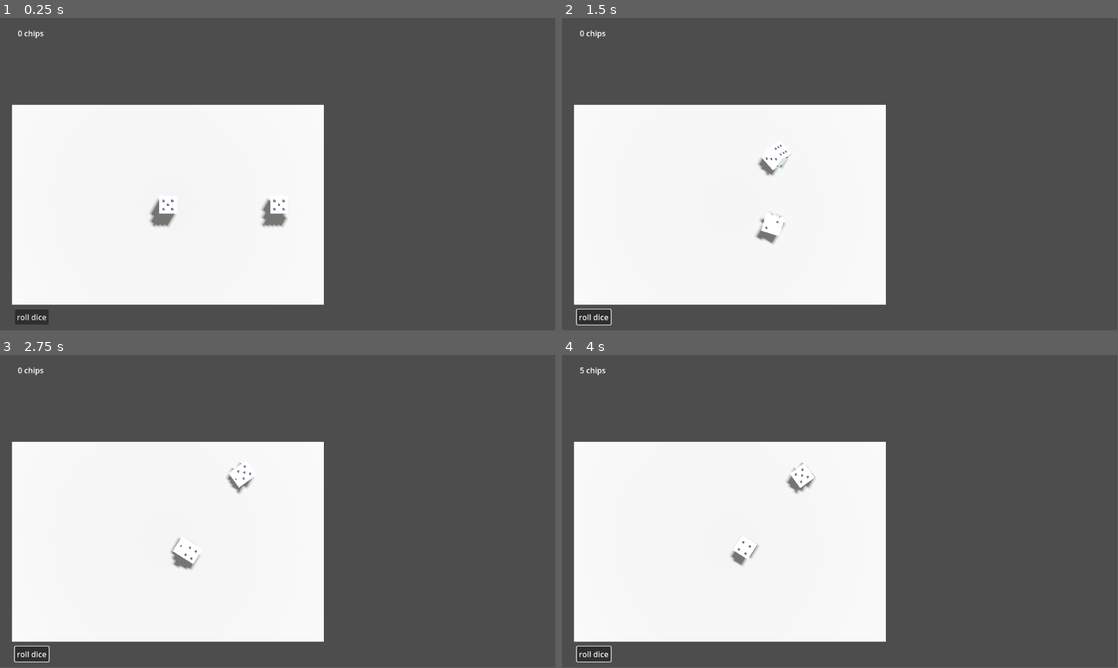
Above: before the commit, frames 1-4 (two rows, left to right).
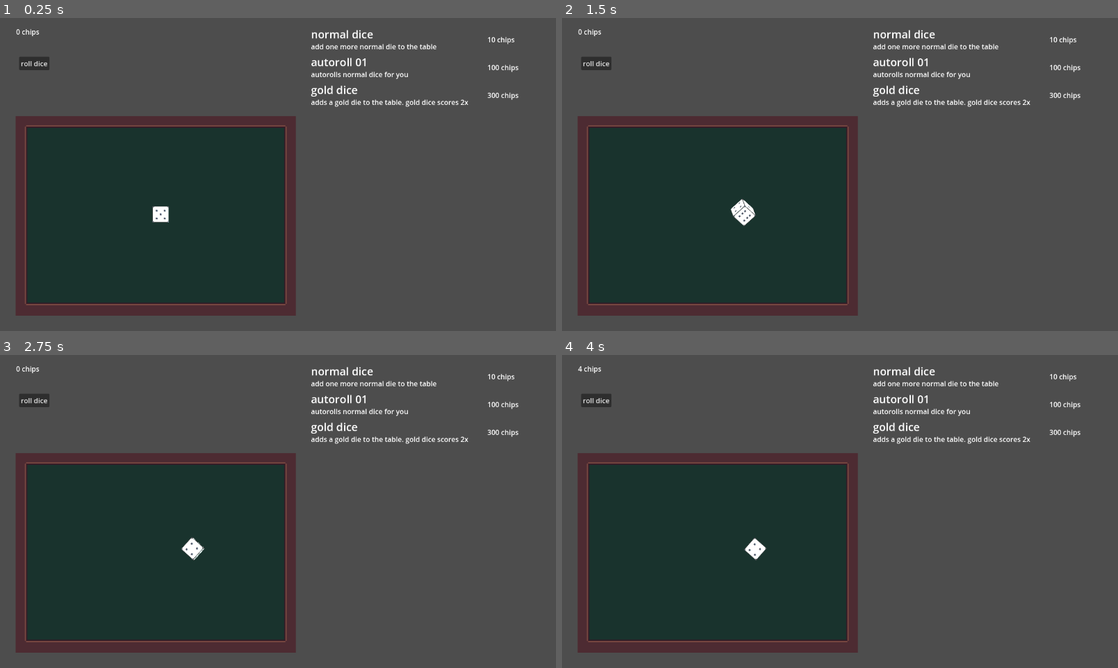
Above: after the commit, the same moments.

Repository: maluspt/idle-dice
Game: Godot game, scene res://scenes/game_scene.tscn
Same seed, same stepped clock (60 frames per second), same inputs: the game is played once before the commit and once after it.
Inputs (mouse positions are in pixels of both pictures, inside the frame that each line leads up to):
- Up to frame 1 (0.25 s): no input
- Up to frame 2 (1.5 s): click "roll dice" at 0.5 s; click (990, 68) at 1.25 s, where only the run after the commit has a clickable "autoroll 01"
- Up to frame 3 (2.75 s): click (428, 433) at 2 s, where only the run after the commit has a clickable "gold dice"
- Up to frame 4 (4 s): click (990, 376) at 2.75 s, where only the run after the commit has a clickable "normal dice"; click (990, 376) at 3.5 s, where only the run after the commit has a clickable "normal dice"
In our replay, the window is 799x449 before the commit and 800x450 after it. These sizes can differ from the game's own. Grey fills any space a smaller window leaves; there, only what the larger window draws over its background counts as a difference.

The runs differ from the first frame. In frame 1, 39% of the frame differs, in the area x 2-94%, y 3-98%; in frame 2, 39%; in frame 3, 39%; in frame 4, 39%.

Commit message:
adding first upgrades

Diff:
--- a/project.godot
+++ b/project.godot
@@ -17,3 +17,9 @@
 [autoload]
 
 Global="*res://scripts/Global.gd"
+Upgrades="*res://scripts/Upgrades.gd"
+
+[display]
+
+window/size/viewport_width=1280
+window/size/viewport_height=720
--- a/scenes/Dice.tscn
+++ b/scenes/Dice.tscn
@@ -6,9 +6,8 @@
 [sub_resource type="BoxShape3D" id="BoxShape3D_2daoe"]
 size = Vector3(8, 8, 8)
 
-[sub_resource type="StandardMaterial3D" id="StandardMaterial3D_0fvrt"]
+[sub_resource type="StandardMaterial3D" id="StandardMaterial3D_e1op4"]
 albedo_texture = ExtResource("2_uahep")
-texture_filter = 0
 
 [sub_resource type="BoxMesh" id="BoxMesh_oyyfo"]
 size = Vector3(8, 8, 8)
@@ -23,6 +22,7 @@
 shadow_enabled = true
 
 [node name="RigidBody3D" type="RigidBody3D" parent="."]
+mass = 10.0
 gravity_scale = 5.0
 sleeping = true
 freeze = true
@@ -31,9 +31,10 @@
 shape = SubResource("BoxShape3D_2daoe")
 
 [node name="MeshInstance3D" type="MeshInstance3D" parent="RigidBody3D"]
-material_override = SubResource("StandardMaterial3D_0fvrt")
+material_override = SubResource("StandardMaterial3D_e1op4")
 mesh = SubResource("BoxMesh_oyyfo")
 skeleton = NodePath("../..")
 surface_material_override/0 = SubResource("StandardMaterial3D_y1euu")
 
+[connection signal="roll_finished" from="." to="." method="_on_roll_finished"]
 [connection signal="sleeping_state_changed" from="RigidBody3D" to="." method="_on_rigid_body_3d_sleeping_state_changed"]
--- a/scenes/game_scene.tscn
+++ b/scenes/game_scene.tscn
@@ -1,9 +1,11 @@
-[gd_scene load_steps=6 format=3 uid="uid://qqlywjibnf7l"]
+[gd_scene load_steps=8 format=3 uid="uid://qqlywjibnf7l"]
 
 [ext_resource type="PackedScene" uid="uid://i8bpyrooahl5" path="res://scenes/dice.tscn" id="1_23nnr"]
 [ext_resource type="Script" path="res://scripts/game_scene.gd" id="1_kv058"]
+[ext_resource type="Texture2D" uid="uid://cp3ksvmc06ny1" path="res://assets/images/table.png" id="2_jnwgq"]
 [ext_resource type="PackedScene" uid="uid://fwygeig5uyed" path="res://scenes/table.tscn" id="2_pu7r4"]
 [ext_resource type="PackedScene" uid="uid://coaam3w5nitoc" path="res://scenes/score_ui.tscn" id="4_rrc3k"]
+[ext_resource type="PackedScene" uid="uid://pjsre1l5oi3l" path="res://scenes/upgrades_ui.tscn" id="6_qpqf7"]
 
 [sub_resource type="RectangleShape2D" id="RectangleShape2D_sm2wp"]
 
@@ -11,6 +13,14 @@
 script = ExtResource("1_kv058")
 
 [node name="TableScene" type="CharacterBody2D" parent="."]
+position = Vector2(0, 60)
+
+[node name="TableSprite" type="Sprite2D" parent="TableScene"]
+z_index = -1
+position = Vector2(26, 166)
+texture = ExtResource("2_jnwgq")
+centered = false
+offset = Vector2(10, 0)
 
 [node name="CollisionShape2D" type="CollisionShape2D" parent="TableScene"]
 shape = SubResource("RectangleShape2D_sm2wp")
@@ -18,22 +28,22 @@
 [node name="SubViewportContainer" type="SubViewportContainer" parent="TableScene/CollisionShape2D"]
 offset_left = 25.0
 offset_top = 157.0
-offset_right = 672.0
-offset_bottom = 618.0
+offset_right = 719.0
+offset_bottom = 626.0
 
 [node name="SubViewport" type="SubViewport" parent="TableScene/CollisionShape2D/SubViewportContainer"]
+own_world_3d = true
 transparent_bg = true
 handle_input_locally = false
-size = Vector2i(647, 461)
+canvas_item_default_texture_filter = 0
+size = Vector2i(690, 469)
 render_target_update_mode = 4
 
 [node name="table" parent="TableScene/CollisionShape2D/SubViewportContainer/SubViewport" instance=ExtResource("2_pu7r4")]
+visible = false
 
 [node name="dice" parent="TableScene/CollisionShape2D/SubViewportContainer/SubViewport" instance=ExtResource("1_23nnr")]
 transform = Transform3D(1, 0, 0, 0, 1, 0, 0, 0, 1, 0, 10, 0)
-
-[node name="dice2" parent="TableScene/CollisionShape2D/SubViewportContainer/SubViewport" instance=ExtResource("1_23nnr")]
-transform = Transform3D(1, 0, 0, 0, 1, 0, 0, 0, 1, 50, 10, 0)
 
 [node name="DirectionalLight3D" type="DirectionalLight3D" parent="TableScene/CollisionShape2D/SubViewportContainer/SubViewport"]
 transform = Transform3D(-0.996843, 0.0379293, -0.0697555, -0.0793377, -0.440816, 0.894085, 0.00316271, 0.896796, 0.442433, 0, 50, 0)
@@ -61,10 +71,10 @@
 size = 100.0
 
 [node name="RollButton" type="Button" parent="."]
-offset_left = 31.0
-offset_top = 605.0
-offset_right = 101.0
-offset_bottom = 636.0
+offset_left = 44.0
+offset_top = 89.0
+offset_right = 114.0
+offset_bottom = 120.0
 text = "roll dice"
 
 [node name="ScoreUI" parent="." instance=ExtResource("4_rrc3k")]
@@ -73,6 +83,12 @@
 offset_right = 64.0
 offset_bottom = 31.0
 
+[node name="upgrades_ui" parent="." instance=ExtResource("6_qpqf7")]
+offset_left = 716.0
+offset_top = 20.0
+offset_right = 1250.0
+offset_bottom = 701.0
+size_flags_horizontal = 8
+
 [connection signal="roll_finished" from="TableScene/CollisionShape2D/SubViewportContainer/SubViewport/dice" to="." method="_on_dice_roll_finished"]
-[connection signal="roll_finished" from="TableScene/CollisionShape2D/SubViewportContainer/SubViewport/dice2" to="." method="_on_dice_2_roll_finished"]
 [connection signal="pressed" from="RollButton" to="." method="_on_button_pressed"]
--- a/scenes/score_ui.tscn
+++ b/scenes/score_ui.tscn
@@ -1,6 +1,6 @@
 [gd_scene load_steps=2 format=3 uid="uid://coaam3w5nitoc"]
 
-[ext_resource type="Script" path="res://scenes/score_ui.gd" id="1_2sfwi"]
+[ext_resource type="Script" path="res://scripts/score_ui.gd" id="1_wqydw"]
 
 [node name="ScoreUI" type="Control"]
 layout_mode = 3
@@ -11,7 +11,7 @@
 offset_bottom = -519.0
 grow_horizontal = 2
 grow_vertical = 2
-script = ExtResource("1_2sfwi")
+script = ExtResource("1_wqydw")
 
 [node name="VBoxContainer" type="VBoxContainer" parent="."]
 layout_mode = 1
--- a/scenes/table.tscn
+++ b/scenes/table.tscn
@@ -1,7 +1,7 @@
 [gd_scene load_steps=2 format=3 uid="uid://fwygeig5uyed"]
 
 [sub_resource type="StandardMaterial3D" id="StandardMaterial3D_86aj5"]
-albedo_color = Color(0.247059, 0.247059, 0.247059, 1)
+texture_filter = 0
 
 [node name="table" type="Node3D"]
 
--- /dev/null
+++ b/scenes/upgrade_button.tscn
@@ -0,0 +1,58 @@
+[gd_scene load_steps=3 format=3 uid="uid://nwjuekvbj7vm"]
+
+[ext_resource type="Script" path="res://scripts/upgrade_button.gd" id="1_0jqvr"]
+
+[sub_resource type="LabelSettings" id="LabelSettings_7j0vg"]
+font_size = 25
+
+[node name="upgrade_button" type="Control"]
+custom_minimum_size = Vector2(0, 60)
+layout_mode = 3
+anchors_preset = 0
+offset_right = 534.0
+offset_bottom = 60.0
+script = ExtResource("1_0jqvr")
+
+[node name="TextureButton" type="TextureButton" parent="."]
+layout_mode = 1
+anchors_preset = 15
+anchor_right = 1.0
+anchor_bottom = 1.0
+grow_horizontal = 2
+grow_vertical = 2
+
+[node name="Title" type="Label" parent="TextureButton"]
+layout_mode = 1
+offset_right = 288.0
+offset_bottom = 35.0
+text = "upgrade: asdasdasdasd"
+label_settings = SubResource("LabelSettings_7j0vg")
+vertical_alignment = 1
+
+[node name="Description" type="Label" parent="TextureButton"]
+layout_mode = 1
+anchors_preset = 2
+anchor_top = 1.0
+anchor_bottom = 1.0
+offset_top = -28.0
+offset_right = 227.0
+grow_vertical = 0
+text = "upgrade: asdasdasdasd"
+vertical_alignment = 1
+
+[node name="Cost" type="Label" parent="TextureButton"]
+layout_mode = 1
+anchors_preset = 6
+anchor_left = 1.0
+anchor_top = 0.5
+anchor_right = 1.0
+anchor_bottom = 0.5
+offset_left = -128.0
+offset_top = -20.0
+offset_bottom = 20.0
+grow_horizontal = 0
+grow_vertical = 2
+text = "COST: 10 CHIPS"
+vertical_alignment = 1
+
+[connection signal="pressed" from="TextureButton" to="." method="_on_texture_button_pressed"]
--- /dev/null
+++ b/scenes/upgrades_ui.tscn
@@ -0,0 +1,22 @@
+[gd_scene load_steps=2 format=3 uid="uid://pjsre1l5oi3l"]
+
+[ext_resource type="Script" path="res://scripts/upgrades_ui.gd" id="1_noy8s"]
+
+[node name="upgrades_ui" type="Control"]
+layout_mode = 3
+anchors_preset = 15
+anchor_right = 1.0
+anchor_bottom = 1.0
+offset_right = -746.0
+offset_bottom = -40.0
+grow_horizontal = 2
+grow_vertical = 2
+script = ExtResource("1_noy8s")
+
+[node name="VBoxContainer" type="VBoxContainer" parent="."]
+layout_mode = 1
+anchors_preset = 15
+anchor_right = 1.0
+anchor_bottom = 1.0
+grow_horizontal = 2
+grow_vertical = 2
--- a/scripts/Global.gd
+++ b/scripts/Global.gd
@@ -1,5 +1,5 @@
 extends Node
 
+enum DiceType { NORMAL, GOLD }
+
 var chips: int = 0
-
-signal chips_value_changed()
--- /dev/null
+++ b/scripts/Upgrades.gd
@@ -0,0 +1,3 @@
+extends Node
+
+enum UpgradeTypes { NORMAL_DICE, AUTOROLL_NORMAL_DICE, GOLD_DICE }
--- a/scripts/dice.gd
+++ b/scripts/dice.gd
@@ -1,13 +1,38 @@
 extends Node3D
 
 @onready var rigid_body = $RigidBody3D
+@onready var mesh = $RigidBody3D/MeshInstance3D
 
 var start_pos
 var roll_strength: int = 40
+var rolling = false
+var material: StandardMaterial3D
+var type: Global.DiceType
+
 signal roll_finished(value)
 
 func _ready():
 	start_pos = rigid_body.global_position
+	setup_texture()
+
+func load_texture():
+	var normal_texture = Image.load_from_file("res://assets/images/dice-text-test.png")
+	var gold_texture =  Image.load_from_file("res://assets/images/gold-dice-text-test.png")
+
+	if type == Global.DiceType.NORMAL:
+		var tex = ImageTexture.create_from_image(normal_texture)
+		return tex
+	elif type == Global.DiceType.GOLD:
+		var tex = ImageTexture.create_from_image(gold_texture)
+		return tex
+	else:
+		var tex = ImageTexture.create_from_image(normal_texture)
+		return tex
+
+func setup_texture():
+	material = StandardMaterial3D.new()
+	material.albedo_texture = load_texture()
+	mesh.material_override = material
 
 func roll_dice():
 	# Reset
@@ -27,6 +52,7 @@
 	var throw_vector = Vector3(randf_range(-1, 1), 0, randf_range(-1, 1)).normalized()
 	rigid_body.angular_velocity = throw_vector * roll_strength / 2
 	rigid_body.apply_central_impulse(throw_vector * roll_strength)
+	rolling = true
 
 func get_roll_value() -> int:
 
@@ -62,5 +88,12 @@
 		if value > 0:
 			landed_on_side = true
 			roll_finished.emit(value)
+			rolling = false
 		if !landed_on_side:
 			roll_dice()
+
+func _on_roll_finished(value):
+	if type == Global.DiceType.NORMAL:
+		Global.chips += value
+	elif type == Global.DiceType.GOLD:
+		Global.chips += value * 2
--- a/scripts/game_scene.gd
+++ b/scripts/game_scene.gd
@@ -1,18 +1,55 @@
 extends Node2D
 
 @onready var dice = $TableScene/CollisionShape2D/SubViewportContainer/SubViewport/dice
-@onready var dice2 = $TableScene/CollisionShape2D/SubViewportContainer/SubViewport/dice2
+@onready var dice_viewport = $TableScene/CollisionShape2D/SubViewportContainer/SubViewport
 @onready var score_ui = $ScoreUI
+@onready var upgrades_ui = $upgrades_ui
+
+var normal_current_dices = []
+var gold_current_dices = []
+var normal_autoroll = false
+
+var dice_scene = preload("res://scenes/dice.tscn")
+
+func _ready():
+	normal_current_dices.append(dice)
+	var buttons = upgrades_ui.upgrades_container.get_children()
+	for button in buttons:
+		button.upgrade_button_pressed.connect(_on_upgrade_button_pressed)
 
 func _process(delta):
-	pass
+	normal_dice_autoroll()
 
 func _on_button_pressed():
-	dice.roll_dice()
-	dice2.roll_dice()
+	for dice in normal_current_dices:
+		if not dice.rolling:
+			dice.roll_dice()
 
-func _on_dice_roll_finished(value):
-	Global.chips += value
+	for dice in gold_current_dices:
+		if not dice.rolling:
+			dice.roll_dice()
 
-func _on_dice_2_roll_finished(value):
-	Global.chips += value
+func normal_dice_autoroll():
+	if normal_autoroll:
+		for dice in normal_current_dices:
+			if not dice.rolling:
+				dice.roll_dice()
+
+func _on_upgrade_button_pressed(type, cost):
+	if type == 0 and Global.chips >= cost:
+		Global.chips -= cost
+		var new_dice = dice_scene.instantiate()
+		new_dice.position = Vector3(10, 10, 0)
+		new_dice.type = Global.DiceType.NORMAL
+		normal_current_dices.append(new_dice)
+		dice_viewport.add_child(new_dice)
+	elif type == 1 and Global.chips >= cost:
+		Global.chips -= cost
+		normal_autoroll = true
+	elif type == 2 and Global.chips >= cost:
+		Global.chips -= cost
+		var new_dice = dice_scene.instantiate()
+		new_dice.position = Vector3(10, 10, 0)
+		new_dice.type = Global.DiceType.GOLD
+		gold_current_dices.append(new_dice)
+		dice_viewport.add_child(new_dice)
--- /dev/null
+++ b/scripts/upgrade_button.gd
@@ -0,0 +1,40 @@
+extends Control
+
+@onready var title = $TextureButton/Title
+@onready var description = $TextureButton/Description
+@onready var cost = $TextureButton/Cost
+
+@onready var button = $TextureButton
+
+var upgrade_cost = 0
+
+var upgrade_type: Upgrades.UpgradeTypes
+
+signal upgrade_button_pressed(type: Upgrades.UpgradeTypes, cost: int)
+
+func _ready():
+	button.pressed.connect(_on_texture_button_pressed)
+	setup_properties(upgrade_type)
+
+func get_type(type: Upgrades.UpgradeTypes):
+	upgrade_type = type
+
+func setup_properties(type: Upgrades.UpgradeTypes):
+	if type == 0:
+		title.text = "normal dice"
+		description.text = "add one more normal die to the table"
+		upgrade_cost = 10
+		cost.text = str(upgrade_cost)  + " chips"
+	elif type == 1:
+		title.text = "autoroll 01"
+		description.text = "autorolls normal dice for you"
+		upgrade_cost = 100
+		cost.text = str(upgrade_cost)  + " chips"
+	elif type == 2:
+		title.text = "gold dice"
+		description.text = "adds a gold die to the table. gold dice scores 2x"
+		upgrade_cost = 300
+		cost.text = str(upgrade_cost)  + " chips"
+
+func _on_texture_button_pressed():
+	upgrade_button_pressed.emit(upgrade_type, upgrade_cost)
--- /dev/null
+++ b/scripts/upgrades_ui.gd
@@ -0,0 +1,11 @@
+extends Control
+
+@onready var upgrades_container = $VBoxContainer
+var upgrades_button = preload("res://scenes/upgrade_button.tscn")
+
+func _ready():
+	for upgrade in Upgrades.UpgradeTypes.values():
+		var button = upgrades_button.instantiate()
+		button.position = Vector2(0, 0)
+		button.get_type(upgrade)
+		upgrades_container.add_child(button)
Not shown, added: assets/images/cube.mtl
Binary file added: assets/images/gold-dice-text-test.png
Not shown, added: assets/images/gold-dice-text-test.png.import
Binary file added: assets/images/table.png
Not shown, added: assets/images/table.png.import
Renamed: scenes/score_ui.gd -> scripts/score_ui.gd
